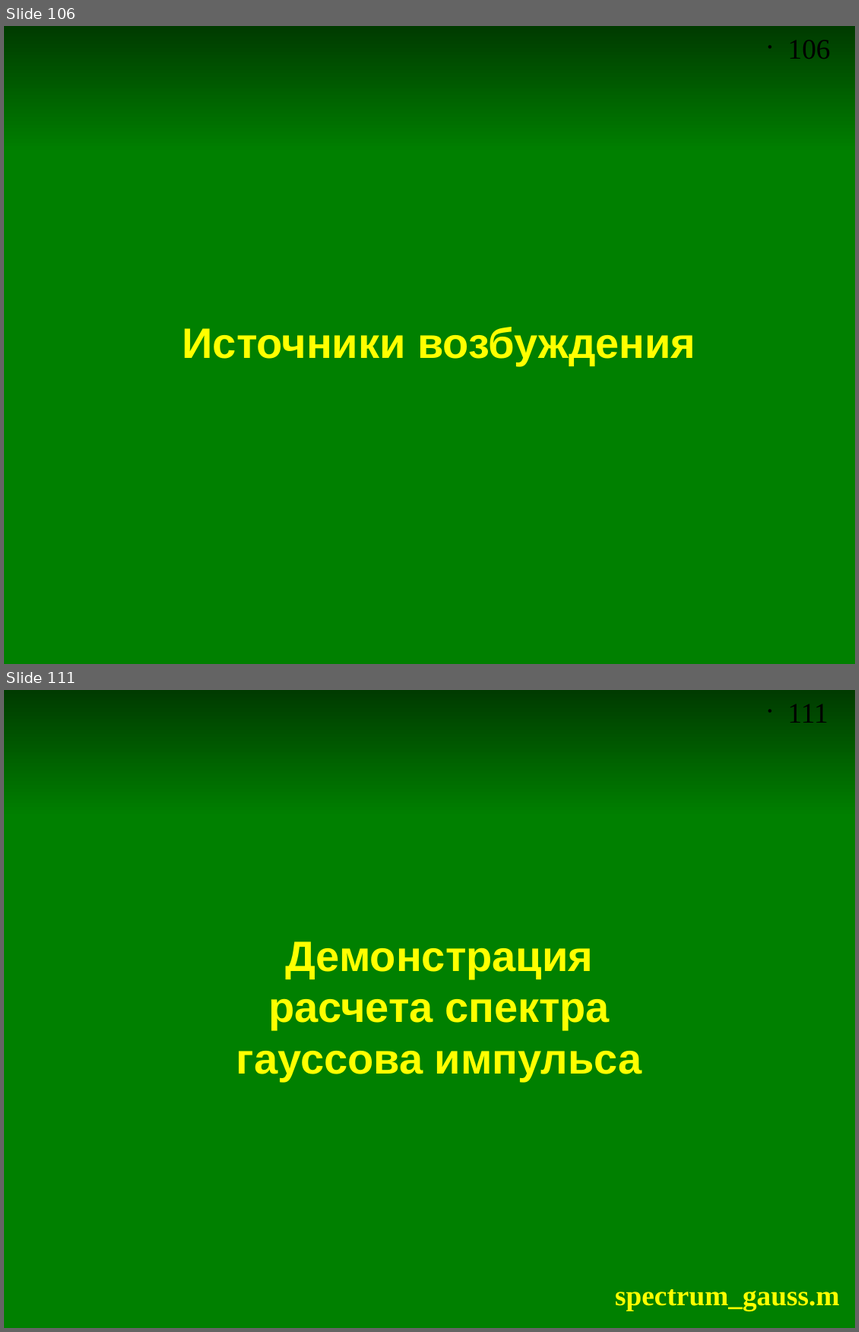
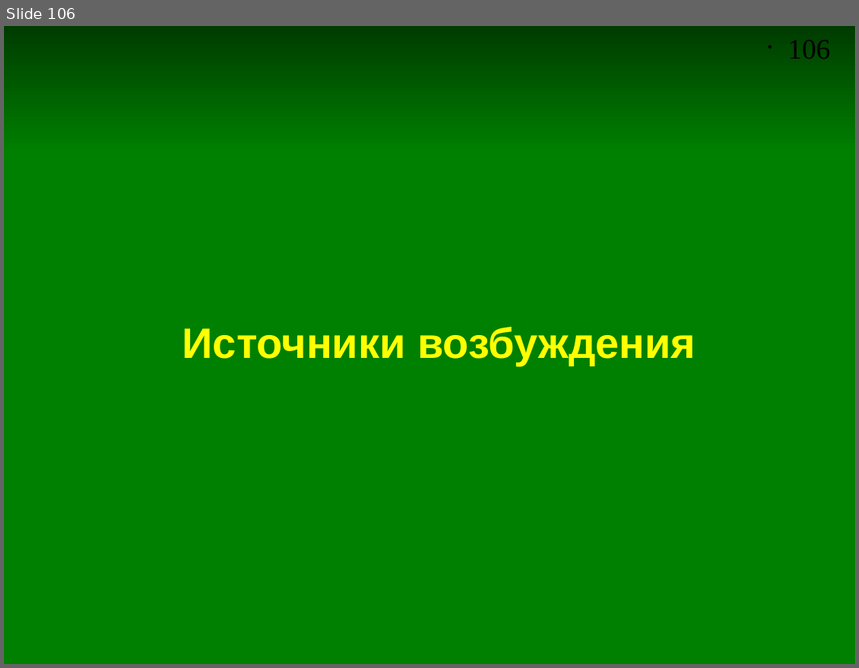
Before and after one commit to andris0147sv/modelling, a slide deck: presentations/2. FDTD.odp. Shown one above the other, each under a label of ours: slides 106 and 111 before the commit, slide 106 after it; the slides between them are not shown. The pictures are 859x1332 and 859x668 pixels, drawn with LibreOffice and Linux fonts; fonts in the diff are those of the drawing. Boxes give left, top, right and bottom in pixels: in the first picture for what was removed or moved away, otherwise in the second. Text is boxed around its words. In the diff, an @@ line names an element or a change of style, - is before the commit and + after.

Commit message:
Новые слайды. Обновление скриптов для расчета спектров сигналов

```diff
--- a/presentations/2. FDTD.odp
+++ b/presentations/2. FDTD.odp
@@ slide 111 removed at <box>4,690,855,1328</box>, background #FFFFFF; not listed: 2 template elements that a slide beside it also shows @@
@@ rectangle removed at <box>4,815,855,1328</box> @@
@@ title removed at <box>237,942,642,1081</box> @@
-Демонстрация
-расчета спектра
-гауссова импульса
@@ text removed at <box>615,1290,840,1311</box> @@
-spectrum_gauss.m
```
Also in this commit, not shown: 5 slides changed, 4 slides added, 1 other slide removed, 6 other files.
